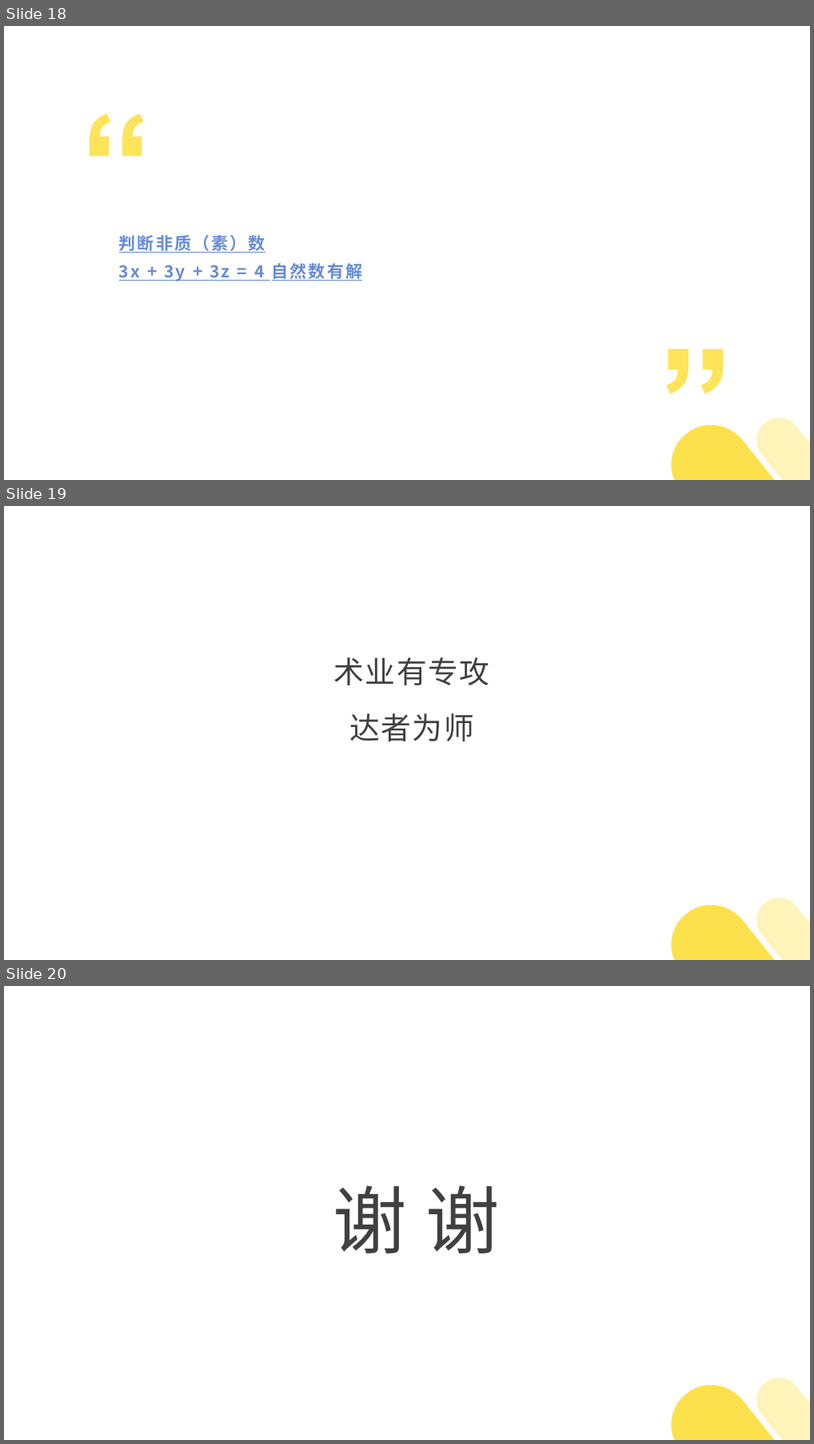
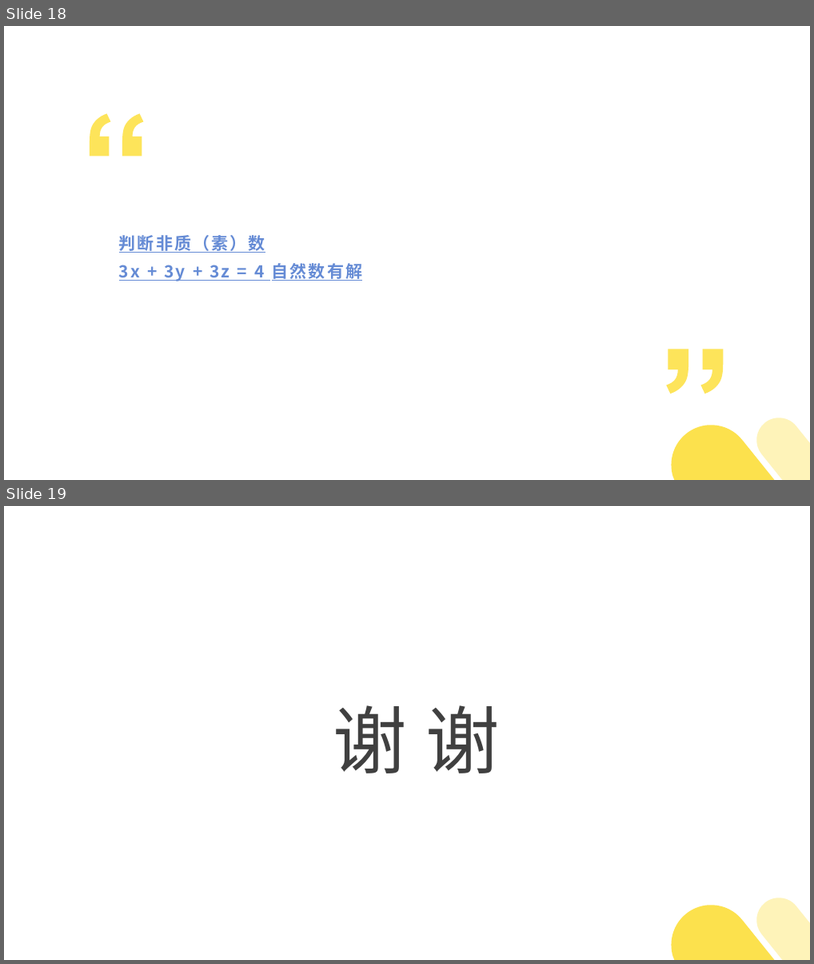
Before and after one commit to 382615666/note, a slide deck: 科普.pptx. Shown one above the other, each under a label of ours: slides 18, 19 and 20 before the commit, slides 18 and 19 after it. The pictures are 814x1444 and 814x964 pixels, drawn with LibreOffice and Linux fonts; fonts in the diff are those of the drawing. Boxes give left, top, right and bottom in pixels: in the first picture for what was removed or moved away, otherwise in the second. Text is boxed around its words. In the diff, an @@ line names an element or a change of style, - is before the commit and + after.

```diff
--- a/科普.pptx
+++ b/科普.pptx
@@ slide 19 removed at box(4, 506, 810, 960), background #FFFFFF @@
@@ text removed at box(334, 657, 490, 741) @@
-术业有专攻
-达者为师
@@ freeform shape removed at box(672, 904, 775, 960) @@
@@ freeform shape removed at box(757, 897, 810, 960) @@
@@ what was slide 20 is now slide 19 @@
```
Also in this commit, not shown: 5 slides changed, 1 other file.
